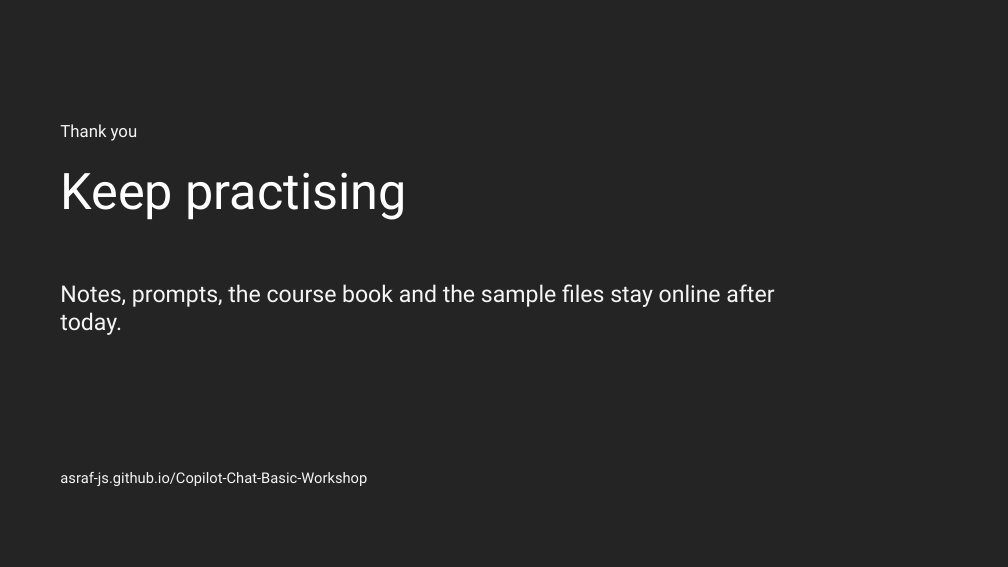
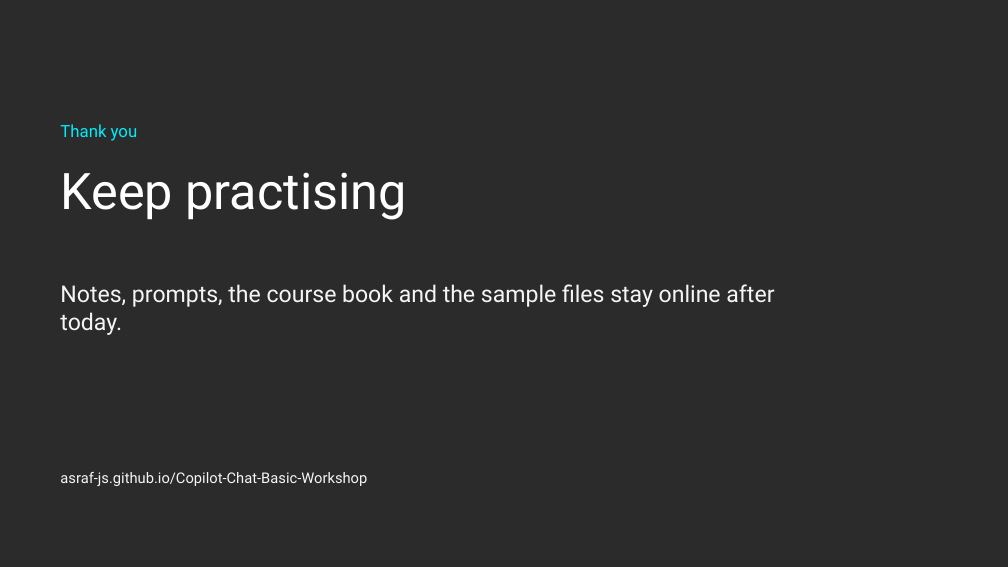
Before and after one commit to Asraf-JS/Copilot-Chat-Basic-Workshop, a slide deck: slide 50 of Copilot-Chat-Basic-Workshop-Deck.pptx. Drawn at 1008x567 pixels with LibreOffice and Linux fonts; fonts in the diff are those of the drawing; background and template pictures are left out; a plain dark background stands for a picture behind light text. Boxes give left, top, right and bottom in pixels: in the first picture for what was removed or moved away, otherwise in the second. Text is boxed around its words. In the diff, an @@ line names an element or a change of style, - is before the commit and + after.

```diff
--- a/Copilot-Chat-Basic-Workshop-Deck.pptx
+++ b/Copilot-Chat-Basic-Workshop-Deck.pptx
@@ background #242424 to picture (left out) @@
@@ text "Thank you" at (60,124,138,141): text colour #F5F5F5 to #00EEFC @@
```
Also in this commit, not shown: 49 other slides changed, 10 other files.
